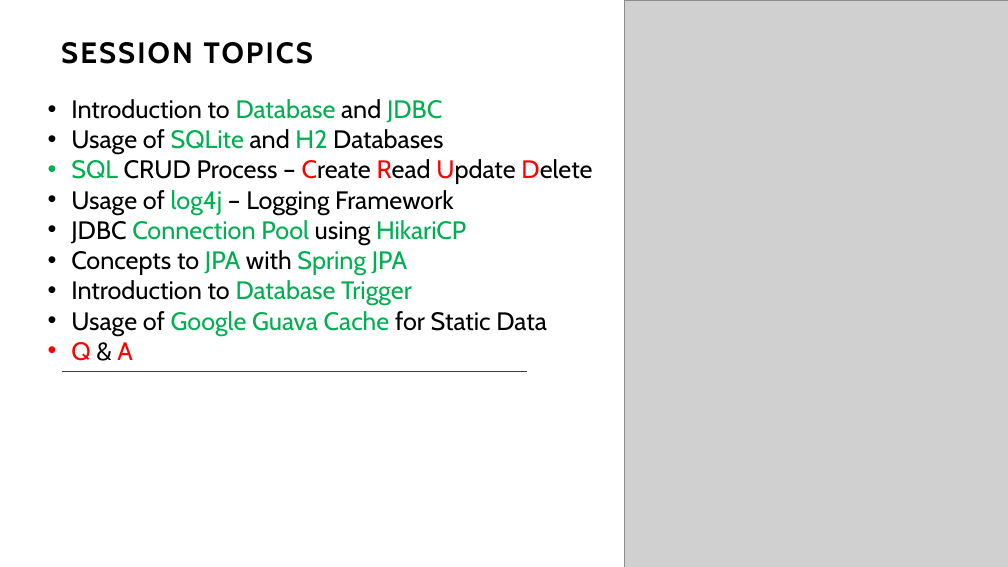
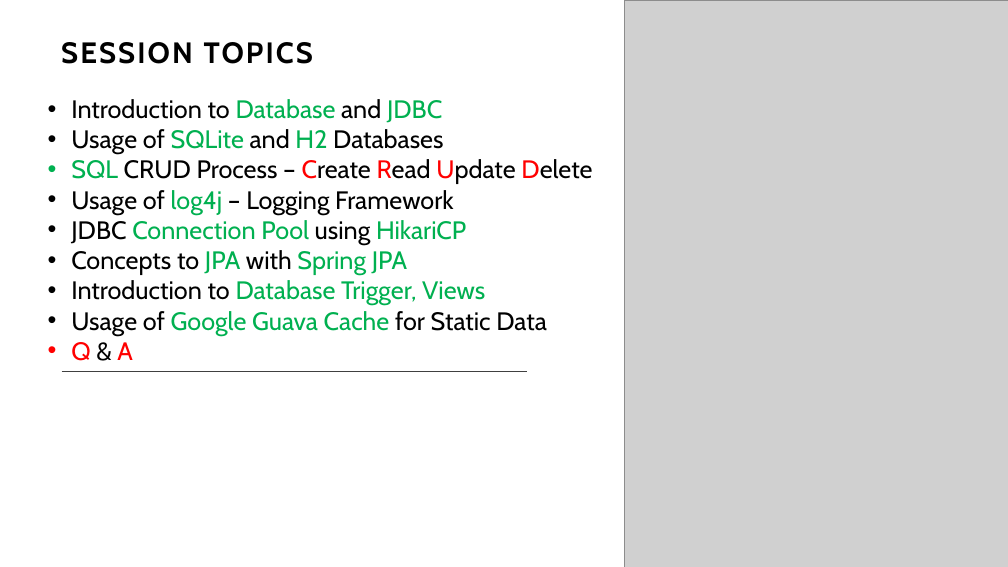
Before and after one commit to JSS-DEVCORE/JdbcExample, a slide deck: slide 2 of docs/JDBC-Insights.pptx. Drawn at 1008x567 pixels with LibreOffice and Linux fonts; fonts in the diff are those of the drawing; grey boxes stand for pictures. Boxes give left, top, right and bottom in pixels: in the first picture for what was removed or moved away, otherwise in the second. Text is boxed around its words. In the diff, an @@ line names an element or a change of style, - is before the commit and + after.

Commit message:
Updated Document for VIEWS

```diff
--- a/docs/JDBC-Insights.pptx
+++ b/docs/JDBC-Insights.pptx
@@ text at [71,280,485,306]: text changed @@
-• Introduction to Database Trigger
+• Introduction to Database Trigger, Views
```
Also in this commit, not shown: 1 other slide changed, 1 slide added, 1 other file.
